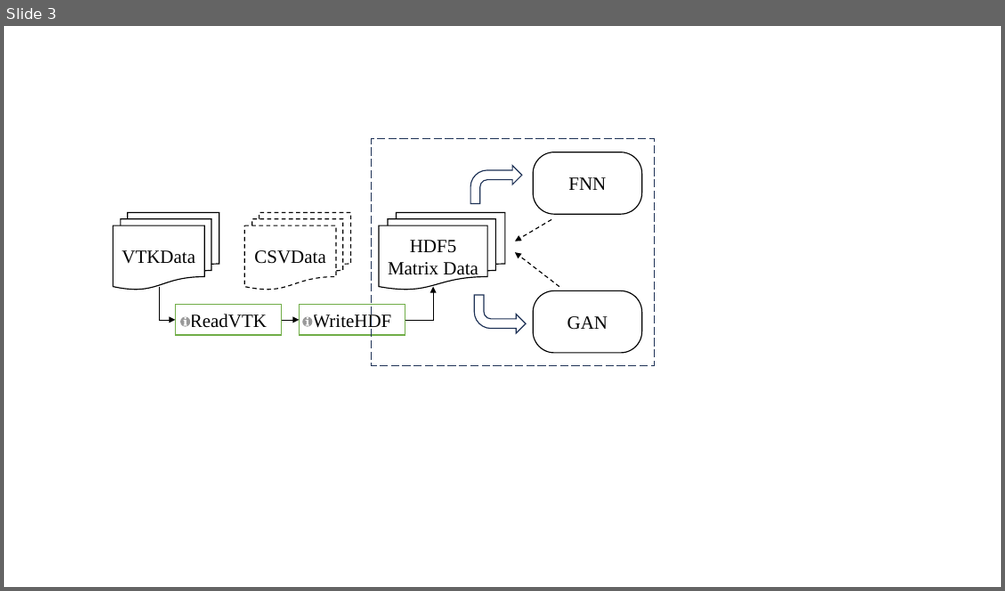
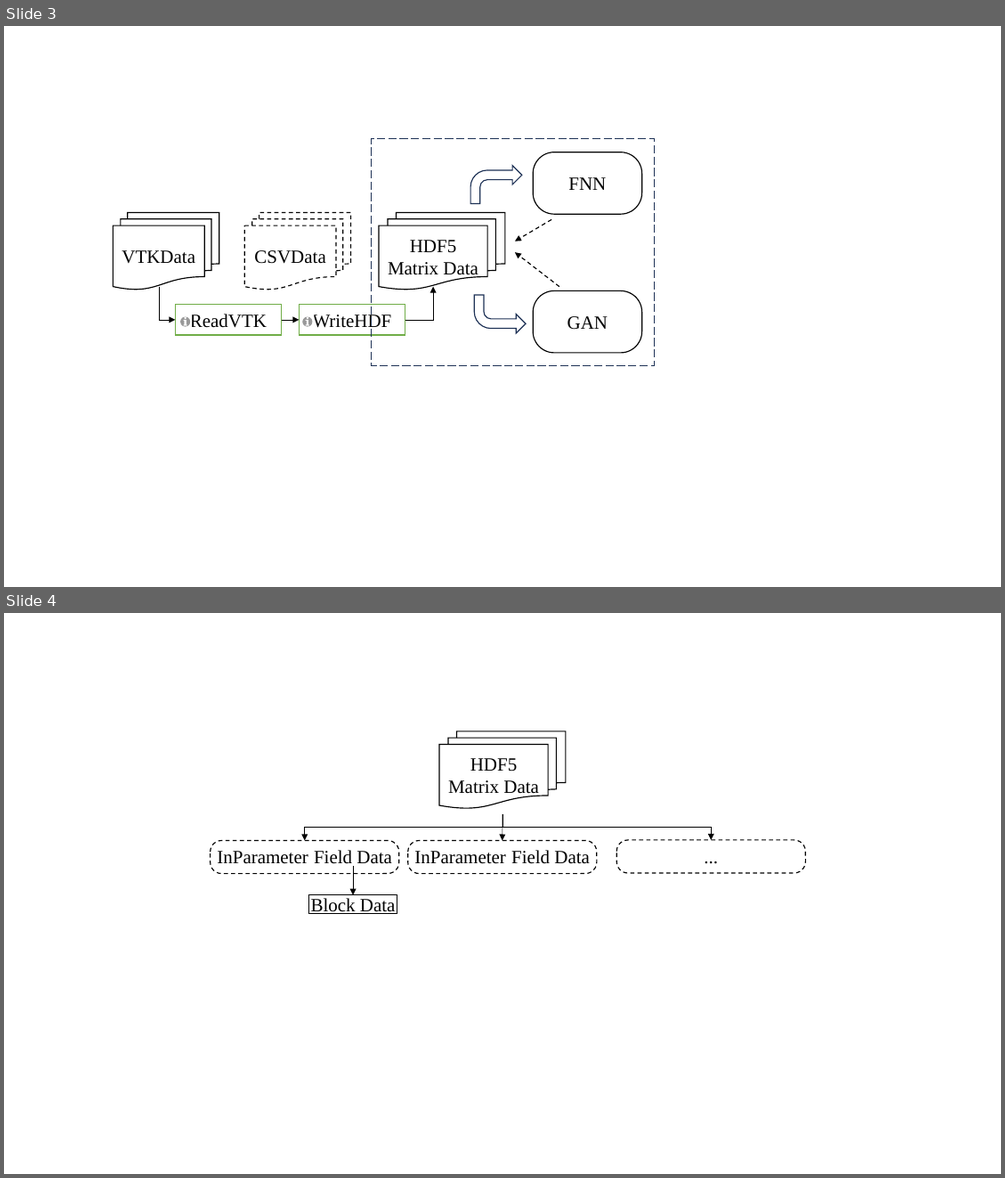
Before and after one commit to bulrush2008/ISimPrj, a slide deck: schematic.pptx. Shown one above the other, each under a label of ours: slide 3 before the commit, slides 3 and 4 after it. The pictures are 1005x591 and 1005x1178 pixels, drawn with LibreOffice and Linux fonts; fonts in the diff are those of the drawing. Boxes give left, top, right and bottom in pixels: in the first picture for what was removed or moved away, otherwise in the second. Text is boxed around its words. In the diff, an @@ line names an element or a change of style, - is before the commit and + after.

Commit message:
add a schemematic for the structure of HDF5 database

```diff
--- a/schematic.pptx
+++ b/schematic.pptx
@@ slide 4 added at (4,613,1001,1174), background #FFFFFF @@
@@ flow chart multidocument added at (439,731,566,808), fill #FFFFFF, outline #000000 1 pt, 18 pt, text #000000 @@
+HDF5
+Matrix Data
@@ elbow arrow added from (502, 814) to (305, 840), #000000 0.5 pt @@
@@ arrow added from (439, 811) to (566, 811), #FFFFFF 0.5 pt @@
@@ elbow arrow added from (502, 814) to (712, 840), #000000 0.5 pt @@
@@ arrow added from (502, 814) to (502, 840), #000000 0.5 pt @@
@@ rounded rectangle added at (210,840,399,873), outline #000000 1 pt dashed @@
@@ rectangle added at (217,847,309,866), fill #FFFFFF, 18 pt, text #000000 @@
+InParameter
@@ rectangle added at (314,847,393,866), fill #FFFFFF, 18 pt, text #000000 @@
+Field Data
@@ rounded rectangle added at (408,840,596,873), outline #000000 1 pt dashed @@
@@ rectangle added at (413,847,507,866), fill #FFFFFF, 18 pt, text #000000 @@
+InParameter
@@ rectangle added at (511,847,591,866), fill #FFFFFF, 18 pt, text #000000 @@
+Field Data
@@ rounded rectangle added at (616,840,805,873), outline #000000 1 pt dashed, 18 pt, text #000000 @@
+...
@@ arrow added from (353, 866) to (353, 895), #000000 0.5 pt @@
@@ rectangle added at (309,895,396,914), fill #FFFFFF, outline #000000 0.5 pt, 18 pt, text #000000 @@
+Block Data
```
